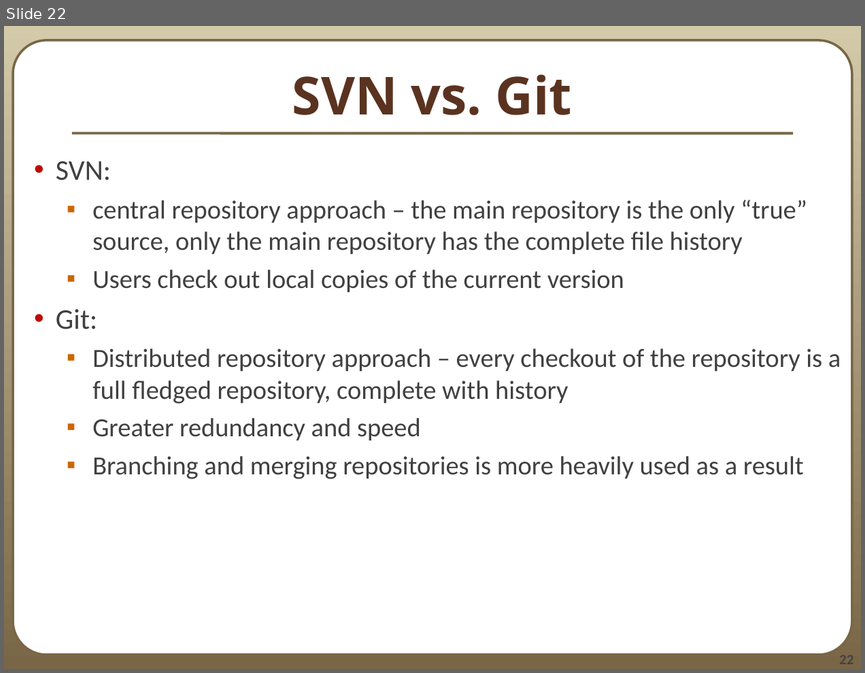
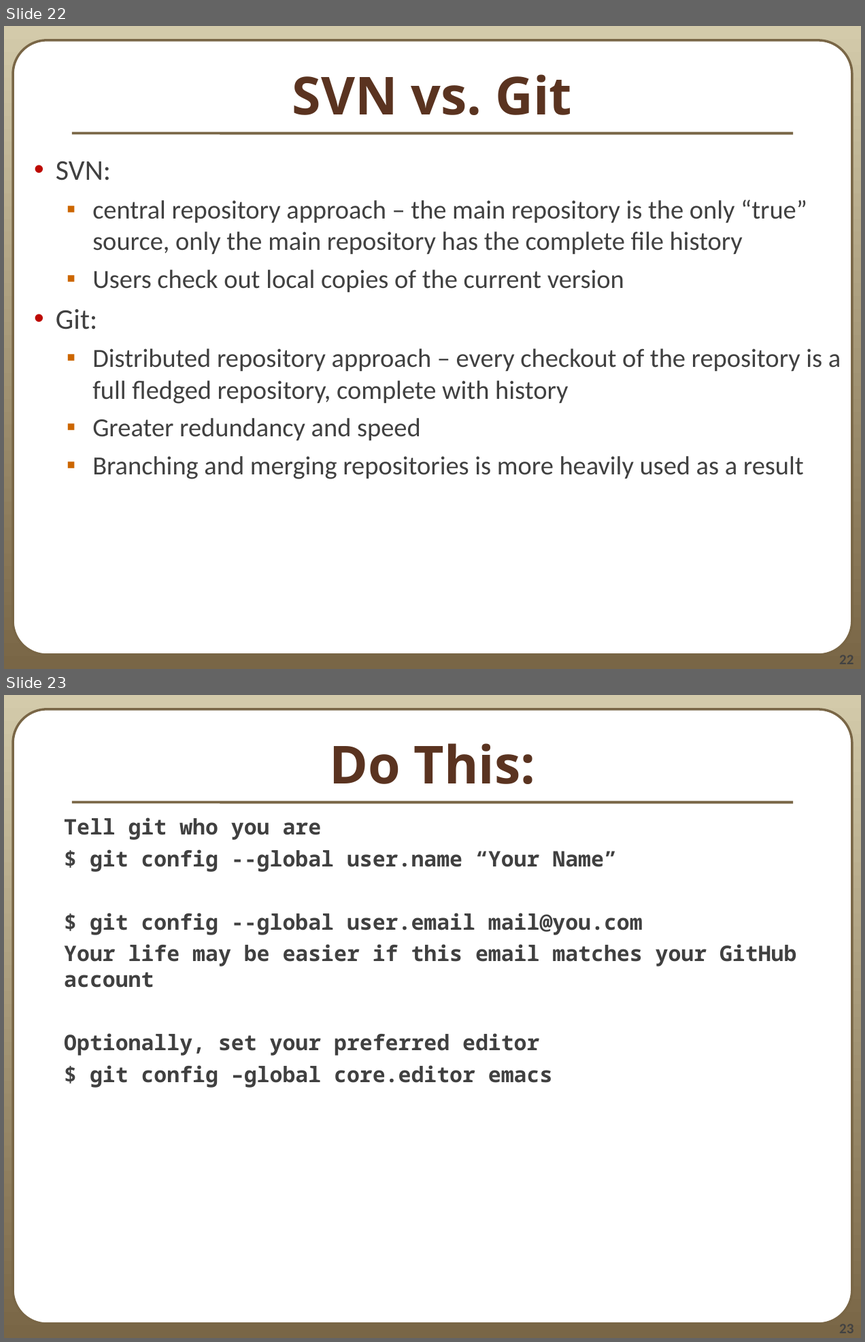
Before and after one commit to rdeits/git-tutorial, a slide deck: 390aGitIntro_12au.odp. Shown one above the other, each under a label of ours: slide 22 before the commit, slides 22 and 23 after it. The pictures are 865x673 and 865x1342 pixels, drawn with LibreOffice and Linux fonts; fonts in the diff are those of the drawing. Boxes give left, top, right and bottom in pixels: in the first picture for what was removed or moved away, otherwise in the second. Text is boxed around its words. In the diff, an @@ line names an element or a change of style, - is before the commit and + after.

```diff
--- a/390aGitIntro_12au.odp
+++ b/390aGitIntro_12au.odp
@@ slide 23 added at bbox=[4, 695, 861, 1338], background gradient #D3CAAA to #796646; not listed: 3 template elements that a slide beside it also shows @@
@@ title added at bbox=[329, 743, 536, 784], 44 pt, text #5A3320, bold @@
+Do This:
@@ text added at bbox=[64, 817, 796, 1087], 18 pt, text #404040, bold @@
+Tell git who you are
+$ git config --global user.name “Your Name”
+$ git config --global user.email mail@you.com
+Your life may be easier if this email matches your GitHub account
+Optionally, set your preferred editor
+$ git config –global core.editor emacs
```
Also in this commit, not shown: 1 slide changed, 4 other slides added, 1 slide removed.
